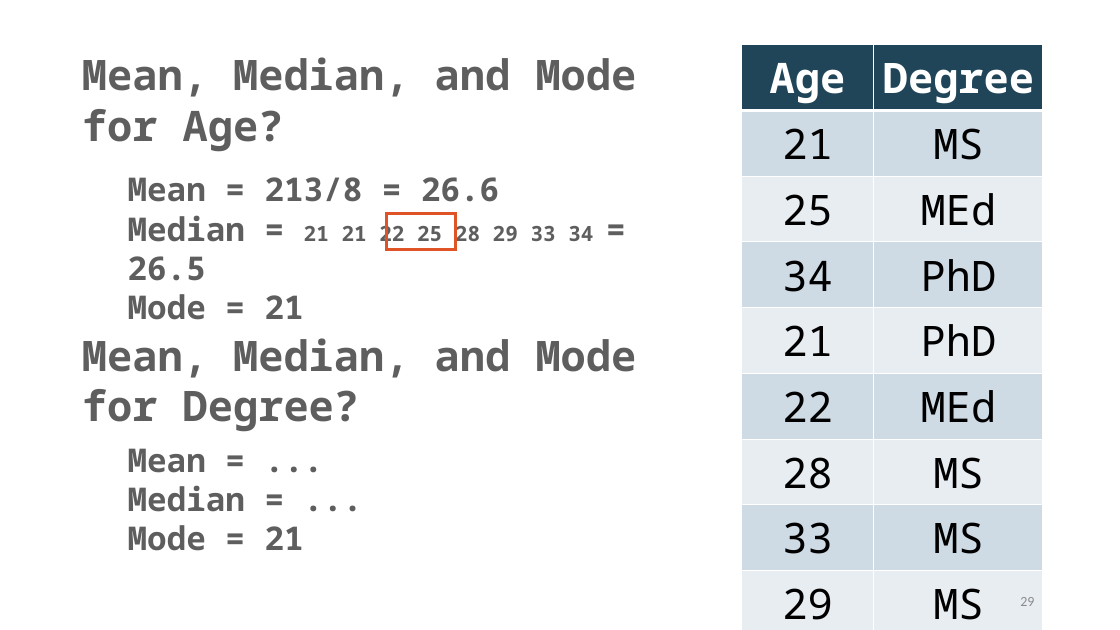
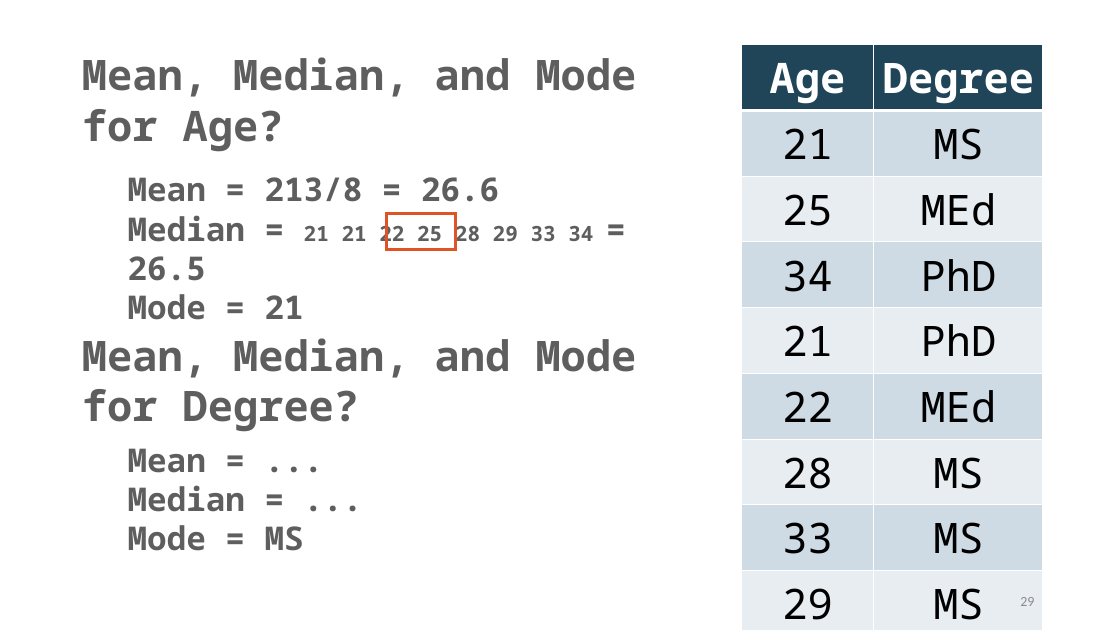
Before and after one commit to TysonStanley/EDU-6050, a slide deck: slide 29 of Slides/03_EDUC_6050_2018.pptx. Drawn at 1120x630 pixels with LibreOffice and Linux fonts; fonts in the diff are those of the drawing. Boxes give left, top, right and bottom in pixels: in the first picture for what was removed or moved away, otherwise in the second. Text is boxed around its words. In the diff, an @@ line names an element or a change of style, - is before the commit and + after.

```diff
--- a/Slides/03_EDUC_6050_2018.pptx
+++ b/Slides/03_EDUC_6050_2018.pptx
@@ text at [128,525,304,551]: text changed @@
-Mode = 21
+Mode = MS
```
Also in this commit, not shown: 5 other slides changed, 1 slide added, 1 slide removed, 4 other files.
